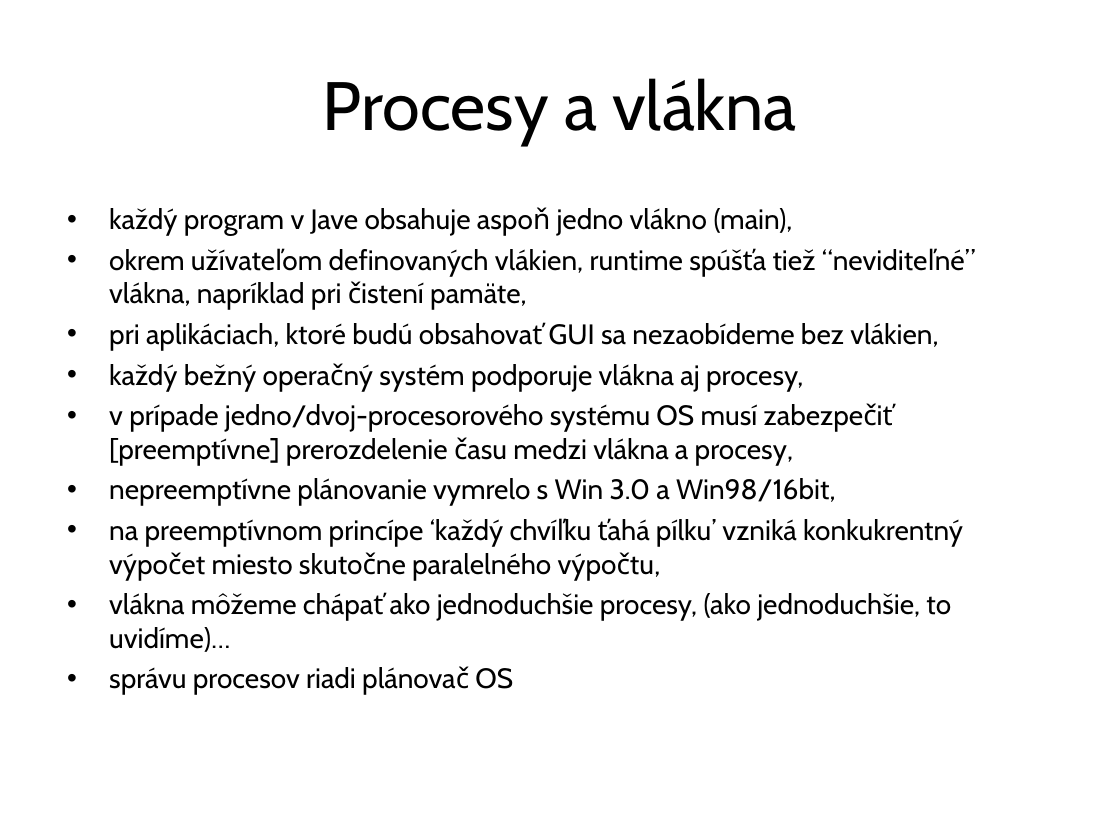
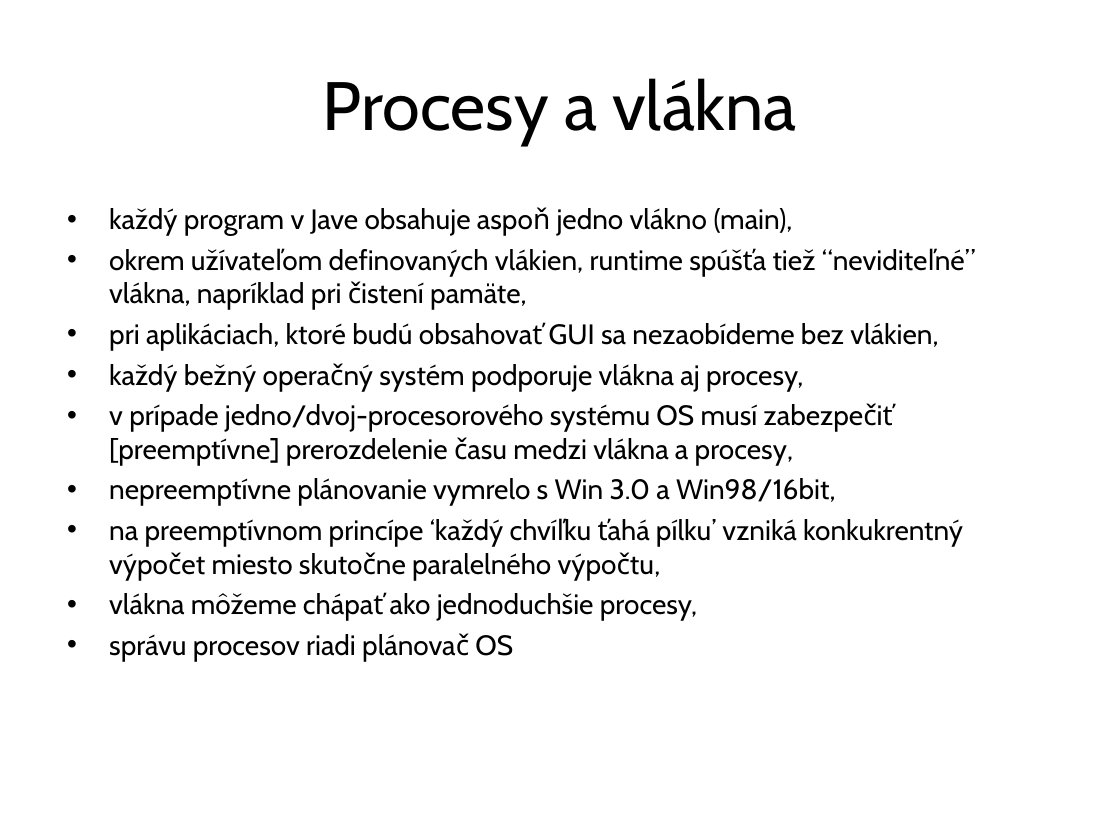
Before and after one commit to Programovanie4/Prednasky, a slide deck: slide 2 of 08/08_java.ppt. Drawn at 1120x840 pixels with LibreOffice and Linux fonts; fonts in the diff are those of the drawing. Boxes give left, top, right and bottom in pixels: in the first picture for what was removed or moved away, otherwise in the second. Text is boxed around its words. In the diff, an @@ line names an element or a change of style, - is before the commit and + after.

```diff
--- a/08/08_java.ppt
+++ b/08/08_java.ppt
@@ text at [109,593,697,621]: text changed @@
-• vlákna môžeme chápať ako jednoduchšie procesy, (ako jednoduchšie, to uvidíme)…
+• vlákna môžeme chápať ako jednoduchšie procesy,
```
Also in this commit, not shown: 3 other slides changed, 1 slide removed, 3 other files.
